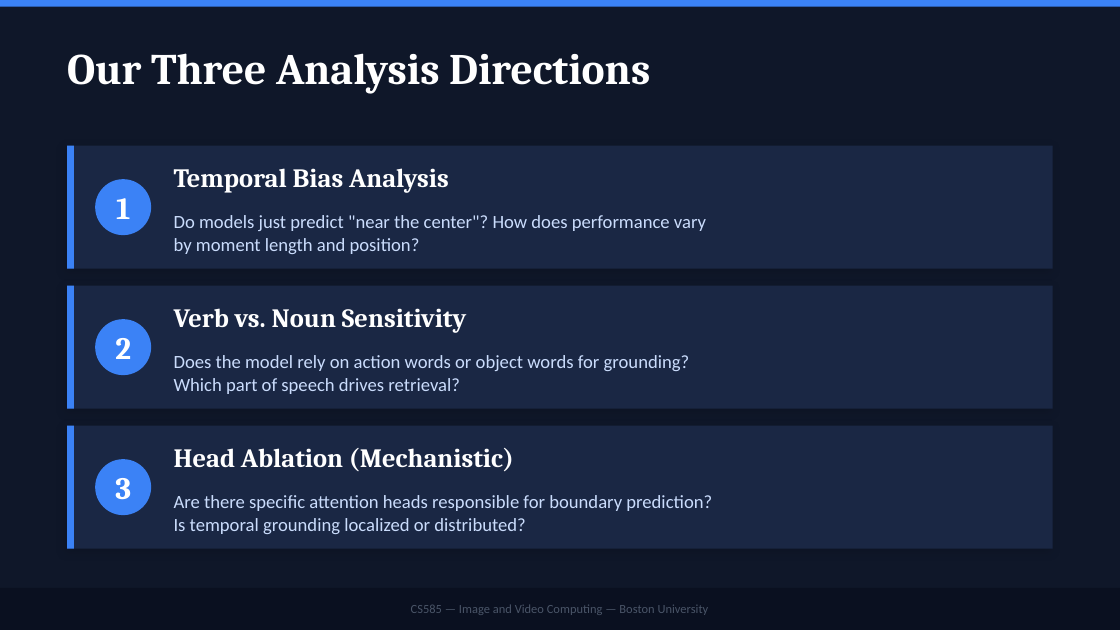
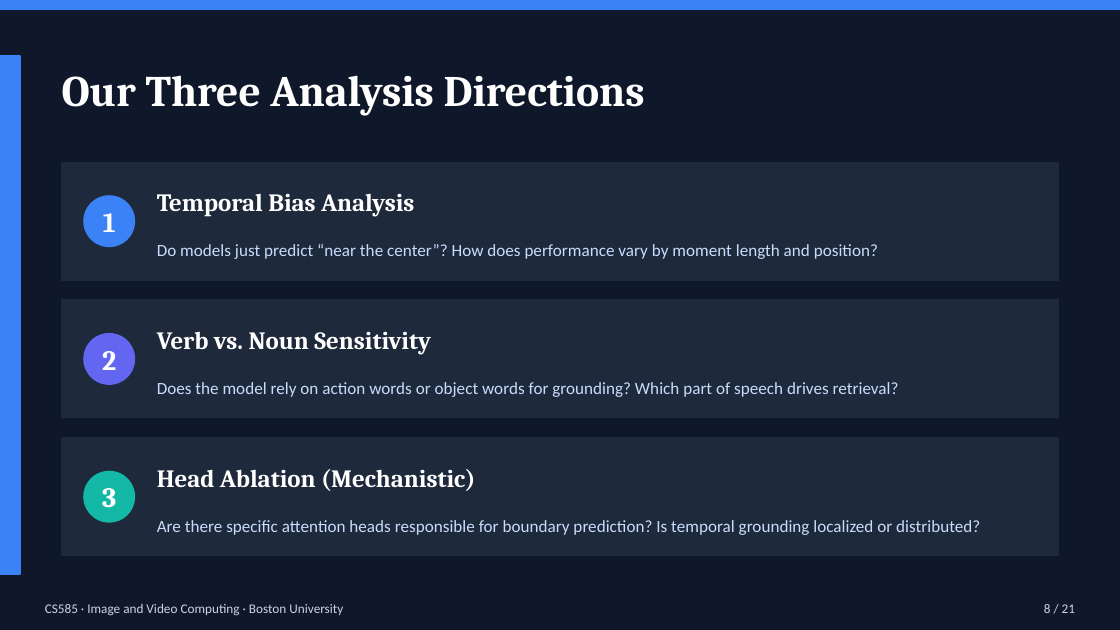
Before and after one commit to kuromi1kow/Interpretability-and-Failure-Analysis-for-Video-Moment-Retrieval, a slide deck: slide 8 of docs/VMR_Milestone3_Presentation.pptx (slide 6 before the commit). Drawn at 1120x630 pixels with LibreOffice and Linux fonts; fonts in the diff are those of the drawing. Boxes give left, top, right and bottom in pixels: in the first picture for what was removed or moved away, otherwise in the second. Text is boxed around its words. In the diff, an @@ line names an element or a change of style, - is before the commit and + after.

```diff
--- a/docs/VMR_Milestone3_Presentation.pptx
+++ b/docs/VMR_Milestone3_Presentation.pptx
@@ background #0F1729 to #0F172A @@
@@ rectangle at [0, 0, 1120, 9]: outline none to #3B82F6 1 pt @@
@@ rectangle added at [0, 56, 20, 573], fill #3B82F6, outline #3B82F6 1 pt @@
@@ text "Our Three Analysis Directions": place and size @@
-text "Our Three Analysis Directions" at [67, 53, 650, 94]
+text "Our Three Analysis Directions" at [62, 75, 645, 116]
@@ rectangle removed at [67, 146, 74, 269] @@
@@ fill #1A2744 to #1E293B; outline none to #1E293B 1 pt; shadow off in 3 elements at [62, 438, 1058, 556], [62, 300, 1058, 418], [62, 162, 1058, 280] @@
@@ rectangle: place and size @@
-rectangle at [67, 146, 1053, 269]
+rectangle at [62, 162, 1058, 280]
@@ size 17 to 16 pt in 3 elements at [157, 469, 475, 491], [157, 331, 431, 354], [157, 194, 414, 216] @@
@@ text "Temporal Bias Analysis": place and size @@
-text "Temporal Bias Analysis" at [174, 168, 449, 193]
+text "Temporal Bias Analysis" at [157, 194, 414, 216]
@@ size 20 to 18 pt in 3 elements at [102, 488, 116, 508], [102, 351, 116, 370], [103, 213, 116, 232] @@
@@ text "1": place and size @@
-text "1" at [116, 198, 130, 219]
+text "1" at [103, 213, 116, 232]
@@ ellipse at [84, 196, 134, 246]: outline none to #3B82F6 1 pt @@
@@ ellipse: place and size @@
-ellipse at [95, 179, 151, 235]
+ellipse at [84, 196, 134, 246]
@@ text at [157, 244, 878, 259]: text changed; size 12 to 11 pt @@
-Do models just predict "near the center"? How does performance vary
-by moment length and position?
+Do models just predict “near the center”? How does performance vary by moment length and position?
@@ rectangle removed at [67, 286, 74, 409] @@
@@ rectangle: place and size @@
-rectangle at [67, 286, 1053, 409]
+rectangle at [62, 300, 1058, 418]
@@ text "Verb vs. Noun Sensitivity": place and size @@
-text "Verb vs. Noun Sensitivity" at [174, 308, 467, 333]
+text "Verb vs. Noun Sensitivity" at [157, 331, 431, 354]
@@ text "2": place and size @@
-text "2" at [115, 338, 131, 359]
+text "2" at [102, 351, 116, 370]
@@ ellipse: place and size @@
-ellipse at [95, 319, 151, 375]
+ellipse at [84, 334, 134, 384]
@@ ellipse at [84, 334, 134, 384]: fill #3B82F6 to #6366F1; outline none to #6366F1 1 pt @@
@@ text at [157, 382, 899, 397]: text changed; size 12 to 11 pt @@
-Does the model rely on action words or object words for grounding?
-Which part of speech drives retrieval?
+Does the model rely on action words or object words for grounding? Which part of speech drives retrieval?
@@ rectangle: place and size @@
-rectangle at [67, 426, 1053, 549]
+rectangle at [62, 438, 1058, 556]
@@ rectangle removed at [67, 426, 74, 549] @@
@@ text "3": place and size @@
-text "3" at [115, 478, 131, 500]
+text "3" at [102, 488, 116, 508]
@@ ellipse: place and size @@
-ellipse at [95, 459, 151, 515]
+ellipse at [84, 472, 134, 522]
@@ ellipse at [84, 472, 134, 522]: fill #3B82F6 to #14B8A6; outline none to #14B8A6 1 pt @@
@@ text "Head Ablation (Mechanistic)": place and size @@
-text "Head Ablation (Mechanistic)" at [174, 448, 514, 471]
+text "Head Ablation (Mechanistic)" at [157, 469, 475, 491]
@@ text at [157, 520, 980, 535]: text changed; size 12 to 11 pt @@
-Are there specific attention heads responsible for boundary prediction?
-Is temporal grounding localized or distributed?
+Are there specific attention heads responsible for boundary prediction? Is temporal grounding localized or distributed?
@@ text "CS585 · Image and Video ...": place and size @@
-text "CS585 · Image and Video ..." at [0, 588, 1120, 630]
+text "CS585 · Image and Video ..." at [45, 604, 343, 616]
@@ text "CS585 · Image and Video ..." at [45, 604, 343, 616]: fill #0A1020 to none @@
@@ text at [45, 604, 343, 616]: text changed; size 8 to 8.5 pt; text colour #4A5568 to #CBD5E1 @@
-CS585 — Image and Video Computing — Boston University
+CS585 · Image and Video Computing · Boston University
@@ text added at [1044, 604, 1075, 613], 8.5 pt, text #CBD5E1 @@
+8 / 21
```
Also in this commit, not shown: 12 other slides changed, 8 slides added, 21 other files.
